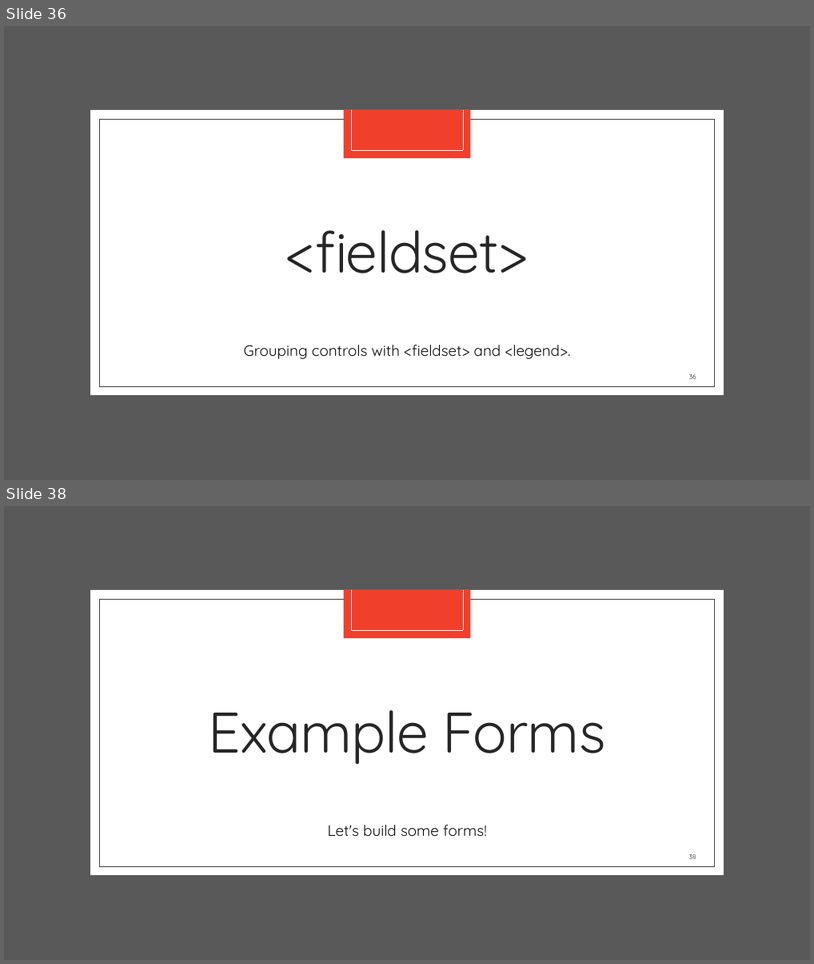
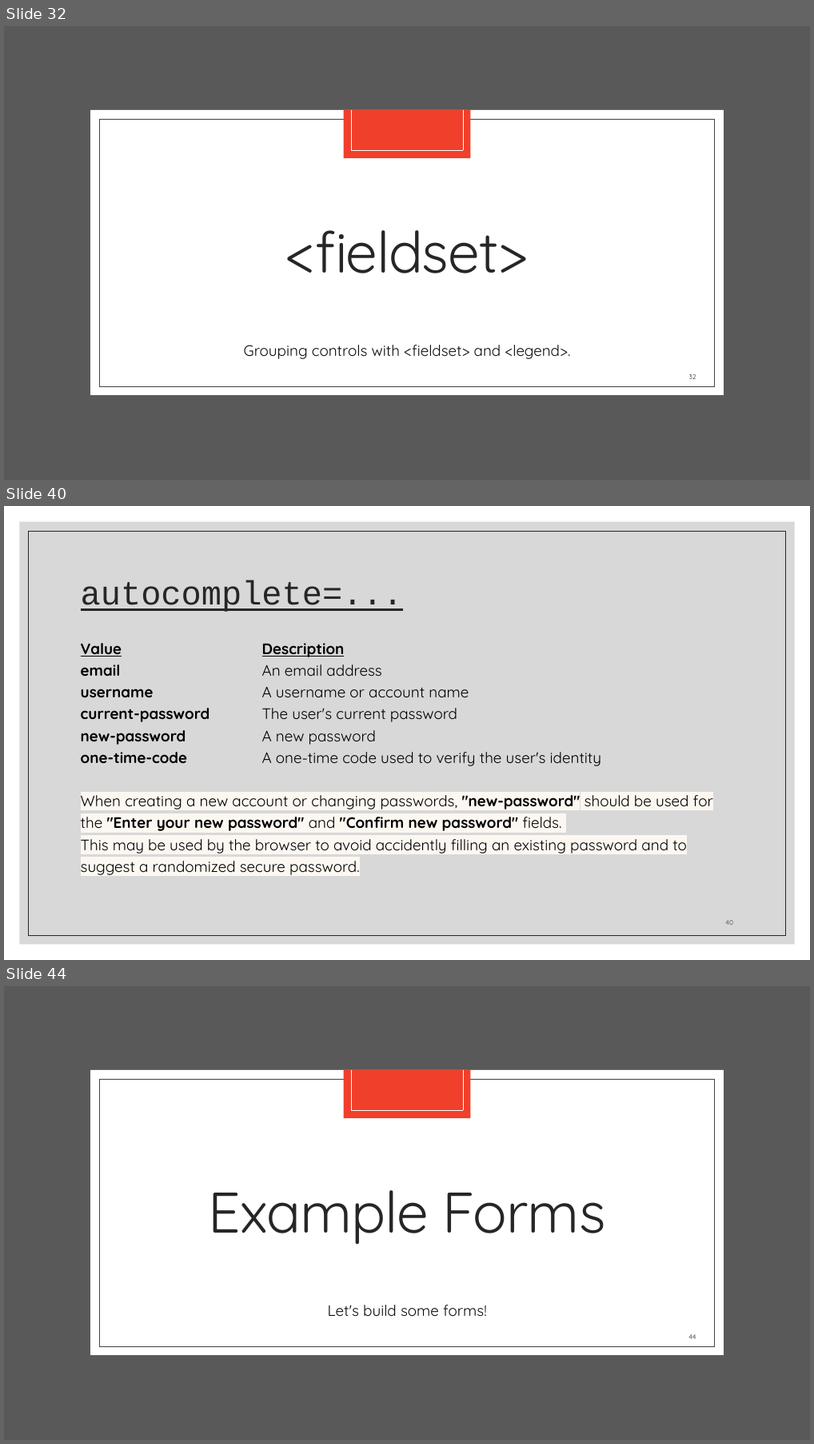
Before and after one commit to zackstotts/base-node-curriculum, a slide deck: unit_00/html_review/02 HTML Forms.pptx. Shown one above the other, each under a label of ours: slides 36 and 38 before the commit, slides 32, 40 and 44 after it; the slides between them are not shown. The pictures are 814x964 and 814x1444 pixels, drawn with LibreOffice and Linux fonts; fonts in the diff are those of the drawing. Boxes give left, top, right and bottom in pixels: in the first picture for what was removed or moved away, otherwise in the second. Text is boxed around its words. In the diff, an @@ line names an element or a change of style, - is before the commit and + after.

```diff
--- a/unit_00/html_review/02 HTML Forms.pptx
+++ b/unit_00/html_review/02 HTML Forms.pptx
@@ slide 40 added at (4,506,810,960), background #FFFFFF @@
@@ rectangle added at (20,522,795,944), fill #BFBFBF at 60% opacity @@
@@ rectangle added at (29,531,786,935), outline #262626 0.5 pt @@
@@ title added at (81,580,403,612), 40 pt, text #262626, underline @@
+autocomplete=...
@@ text added at (81,643,714,875), 18 pt, text #000000 @@
+Value Description
+email An email address
+username A username or account name
+current-password The user's current password
+new-password A new password
+one-time-code A one-time code used to verify the user's identity
+When creating a new account or changing passwords, "new-password" should be used for the "Enter your new password" and "Confirm new password" fields.
+This may be used by the browser to avoid accidently filling an existing password and to suggest a randomized secure password.
@@ page number added at (726,920,734,924), 8 pt, text #404040 @@
+40
@@ what was slide 36 is now slide 32 @@
@@ page number at (690,374,697,379): text changed @@
-36
+32
@@ what was slide 38 is now slide 44 @@
@@ page number at (689,1334,696,1339): text changed @@
-38
+44
```
Also in this commit, not shown: 4 slides changed, 8 other slides added, 8 slides removed, 3 other files.
